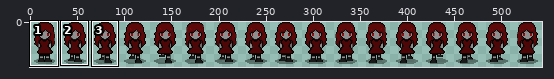
A sprite sheet gets an edit: assets/Player/vampira_andando_frente.png. Above: a wide view before the commit, with the close-up outlined.
Close-up. Earlier state:
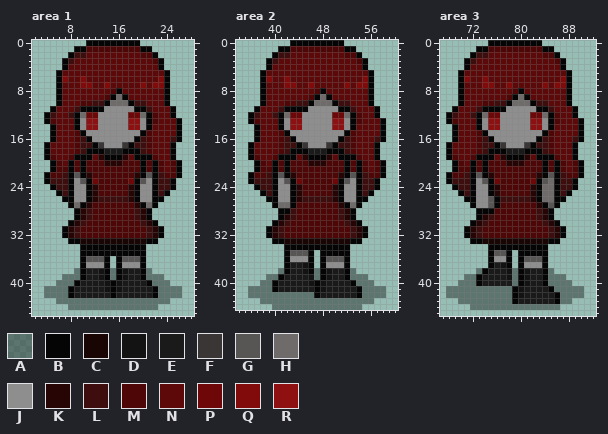
The file is 544x48 pixels. Colours within 5 levels of each other are drawn and written as one. Shown: area 1: x 2..28, y 0..45; area 2: x 34..60, y 0..44; area 3: x 67..92, y 0..45. The wide view leaves out empty margins. The commit also changed other parts of the picture, which this record leaves out.
Palette (. is transparent): A #05050564  B #050505  C #1a0505  D #131313  E #1b1a1a  F #3a3636  G #585555  H #6f6b6b  J #8e8e8e  K #270505  L #3e0d0d  M #4e0606  N #5e0909  P #6e0707  Q #810a0a  R #8e1010
Now the later version:
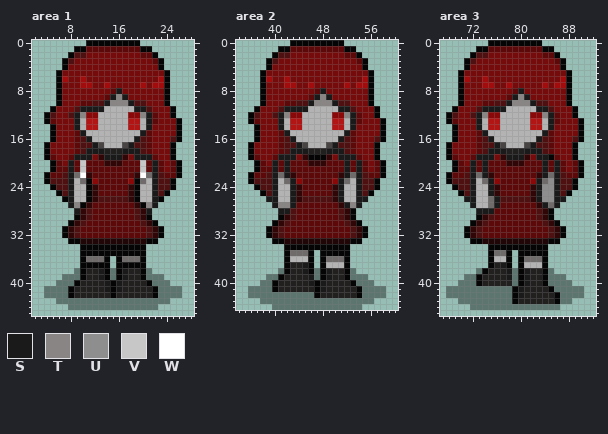
Colours new in this view: S #1b1a1a  T #898585  U #8e8e8e  V #c7c7c7  W #ffffff
Edits made:
colour C: #1a0505 -> #200606
colour E: #1b1a1a -> #221f1f
colour F: #3a3636 -> #494444
colour J: #8e8e8e -> #b3b3b3
colour K: #270505 -> #310606
colour L: #3e0d0d -> #4e1010
colour M: #4e0606 -> #5e0909
colour N: #5e0909 -> #760b0b
colour P: #6e0707 -> #8a0808
colour Q: #810a0a -> #a20c0c
colour R: #8e1010 -> #b31414
Changed rows in their new state; - is a pixel that keeps its letter.
Area 1:
first column x 8:
 8 --------S------
 9 -------STS-----
10 ------STTTS----
11 --SSSS-----SS--
12 -ST---------TS-
13 -S-----------S-
14 -S-----------S-
15 --S---------S--
16 ---S-------S---
17 ----S-----S----
18 ---SSS---SSS---
19 -SSS--SSS--SSS-
20 S-V---------V-S
21 S-V---------V-S
22 SHW---------WHS
23 S-H---------H-S
24 S-------------S
25 S-------------S
26 S-------------S
27 ST-----------TS
28 -S-----------S-
first column x 11:
36 HHH---HHH
37 BBB---BBB
38 --S---S--
39 --S---S--
40 ---S-S---
41 ---S-S---
Area 2:
first column x 39:
 8 ---------S-------
 9 --------STS------
10 -------STTTS-----
11 ---SSSS-----SS---
12 --ST---------TS--
13 --S-----------S--
14 --S-----------S--
15 ---S---------S---
16 ----S-------S----
17 -----S-----S-----
18 ----SSS---SSS----
19 --SSS-------SSS--
20 -S-S---------S-S-
21 -S-S---------S-S-
22 -SHS---------SHS-
23 -S-HS-------SH-S-
24 -S--S-------S--S-
25 -S--S-------S--S-
26 SS--S-------S--SS
27 -STTS--------STS-
28 --SS-------------
first column x 43:
35 HHH------
36 ------HHH
37 --S------
38 --S---S--
39 ---S--S--
40 ---S-S---
41 -----S---
Area 3:
first column x 71:
 8 ---------S-------
 9 --------STS------
10 -------STTTS-----
11 ---SSSS-----SS---
12 --ST---------TS--
13 --S-----------S--
14 --S-----------S--
15 ---S---------S---
16 ----S-------S----
17 -----S-----S-----
18 ----SSS---SSS----
19 --SSS--SSS--SS---
20 -S-S---------S-S-
21 -S-S---------S-S-
22 -SHS---------SHS-
23 -S-HS-------SHUS-
24 -S--S-------SUUS-
25 -S--S-------SUUS-
26 SS--HS------SUUSS
27 -S--HS-------SHS-
28 --SSS------------
first column x 76:
35 HH------
36 -----HHH
37 -S------
38 --S--S--
39 --S--S--
40 -----S--
41 ----S---
42 ----S---
Changed places in both close-ups, as pixel boxes (x1, y1, x2, y2):
changed: (50, 46, 176, 298)
changed: (254, 46, 380, 298)
changed: (452, 46, 578, 304)
